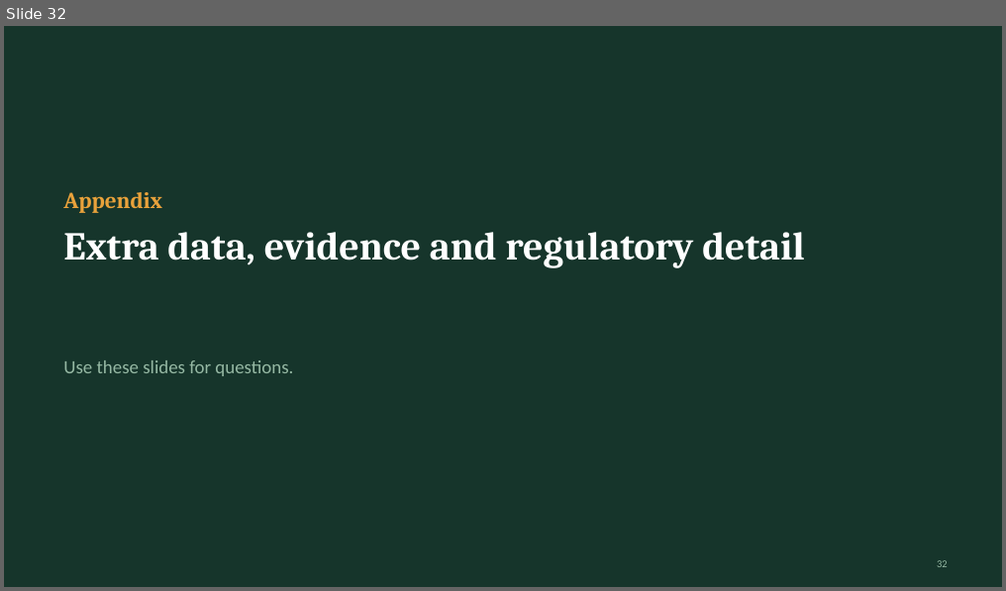
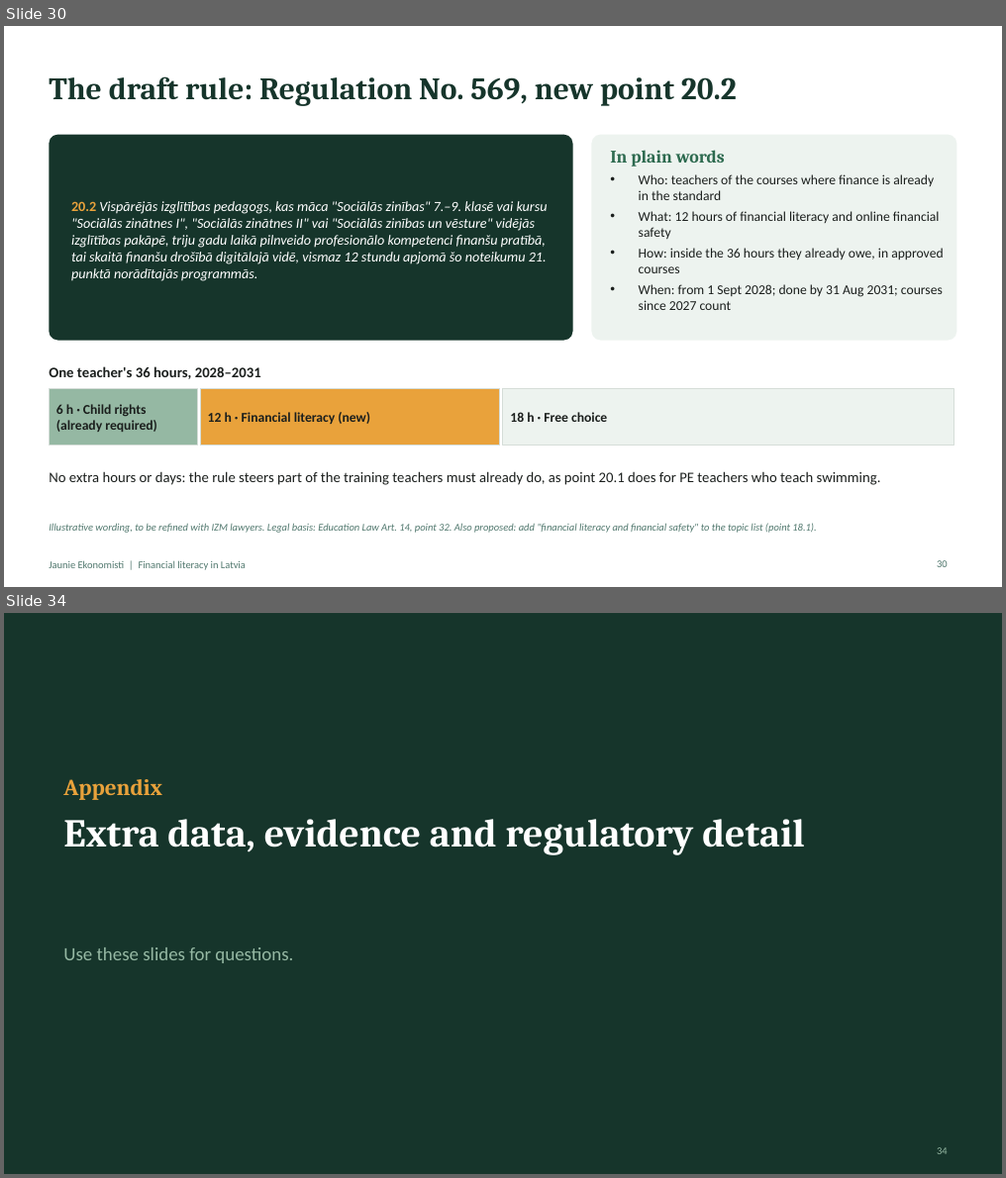
Before and after one commit to ArtisLV890/Elective-Impact-Making-for-the-Competitiveness-and-Data-Driven-Decisions-2026-2027, a slide deck: financial-literacy/presentation/Financial literacy in Latvia - presentation.pptx. Shown one above the other, each under a label of ours: slide 32 before the commit, slides 30 and 34 after it; the slides between them are not shown. The pictures are 1006x591 and 1006x1178 pixels, drawn with LibreOffice and Linux fonts; fonts in the diff are those of the drawing. Boxes give left, top, right and bottom in pixels: in the first picture for what was removed or moved away, otherwise in the second. Text is boxed around its words. In the diff, an @@ line names an element or a change of style, - is before the commit and + after.

```diff
--- a/financial-literacy/presentation/Financial literacy in Latvia - presentation.pptx
+++ b/financial-literacy/presentation/Financial literacy in Latvia - presentation.pptx
@@ slide 30 added at <box>4,26,1002,587</box>, background #FFFFFF @@
@@ title added at <box>49,76,737,106</box>, 30 pt, text #16352B, bold @@
+The draft rule: Regulation No. 569, new point 20.2
@@ rounded rectangle added at <box>49,135,573,341</box>, fill #16352B @@
@@ rounded rectangle added at <box>592,135,957,341</box>, fill #EDF3EF @@
@@ text added at <box>610,150,943,310</box>, 13 pt, text #1B1F1D @@
+In plain words
+• Who: teachers of the courses where finance is already in the standard
+• What: 12 hours of financial literacy and online financial safety
+• How: inside the 36 hours they already owe, in approved courses
+• When: from 1 Sept 2028; done by 31 Aug 2031; courses since 2027 count
@@ text added at <box>71,201,548,281</box>, 13.5 pt, text #FFFFFF, italic @@
+20.2 Vispārējās izglītības pedagogs, kas māca "Sociālās zinības" 7.–9. klasē vai kursu "Sociālās zinātnes I", "Sociālās zinātnes II" vai "Sociālās zinības un vēsture" vidējās izglītības pakāpē, triju gadu laikā pilnveido profesionālo kompetenci finanšu pratībā, tai skaitā finanšu drošībā digitālajā vidē, vismaz 12 stundu apjomā šo noteikumu 21. punktā norādītajās programmās.
@@ text added at <box>49,367,261,379</box>, 14 pt, text #1B1F1D, bold @@
+One teacher's 36 hours, 2028–2031
@@ rectangle added at <box>49,389,197,445</box>, fill #95B8A3, outline #D5DDD8 0.75 pt @@
@@ text added at <box>56,404,157,432</box>, 13 pt, text #1B1F1D, bold @@
+6 h · Child rights (already required)
@@ rectangle added at <box>200,389,500,445</box>, fill #E9A23B, outline #D5DDD8 0.75 pt @@
@@ rectangle added at <box>503,389,954,445</box>, fill #EDF3EF, outline #D5DDD8 0.75 pt @@
@@ text added at <box>208,412,370,424</box>, 13 pt, text #1B1F1D, bold @@
+12 h · Financial literacy (new)
@@ text added at <box>510,412,607,422</box>, 13 pt, text #1B1F1D, bold @@
+18 h · Free choice
@@ text added at <box>49,472,881,485</box>, 14 pt, text #1B1F1D @@
+No extra hours or days: the rule steers part of the training teachers must already do, as point 20.1 does for PE teachers who teach swimming.
@@ text added at <box>49,523,816,533</box>, 10 pt, text #52796F, italic @@
+Illustrative wording, to be refined with IZM lawyers. Legal basis: Education Law Art. 14, point 32. Also proposed: add "financial literacy and financial safety" to the topic list (point 18.1).
@@ text added at <box>49,561,246,570</box>, 10 pt, text #52796F @@
+Jaunie Ekonomisti | Financial literacy in Latvia
@@ page number added at <box>937,561,947,568</box>, 10 pt, text #52796F @@
+30
@@ what was slide 32 is now slide 34 @@
@@ page number at <box>937,1148,947,1155</box>: text changed @@
-32
+34
```
Also in this commit, not shown: 13 slides changed, 3 other slides added, 1 slide removed, 9 other files.
